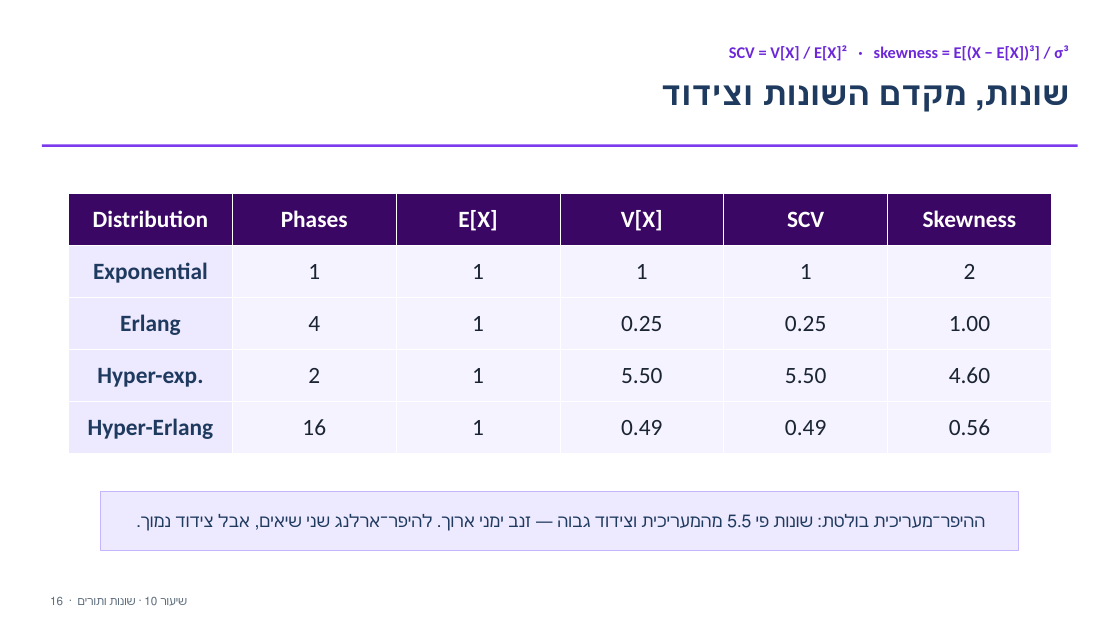
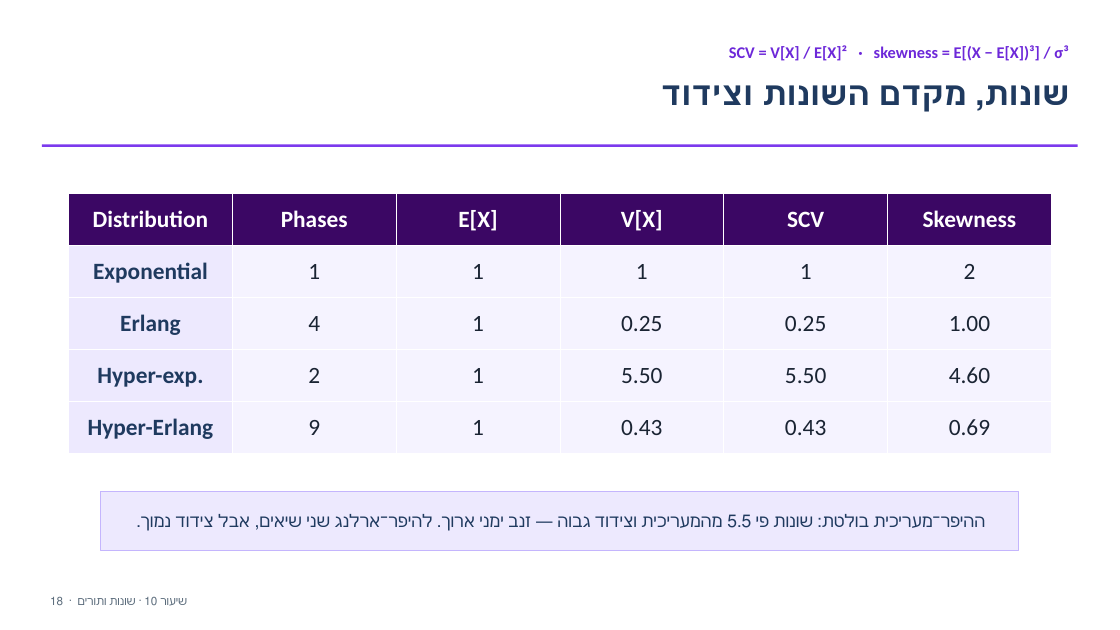
Before and after one commit to eliransher/sim_course, a slide deck: slide 19 of lectures/presentation/notebook_10_PH_SCV.pptx (slide 17 before the commit). Drawn at 1120x630 pixels with LibreOffice and Linux fonts; fonts in the diff are those of the drawing. Boxes give left, top, right and bottom in pixels: in the first picture for what was removed or moved away, otherwise in the second. Text is boxed around its words. In the diff, an @@ line names an element or a change of style, - is before the commit and + after.

```diff
--- a/lectures/presentation/notebook_10_PH_SCV.pptx
+++ b/lectures/presentation/notebook_10_PH_SCV.pptx
@@ table at (69,193,1052,454) @@
-row 5: Hyper-Erlang | 16 | 1 | 0.49 | 0.49 | 0.56
+row 5: Hyper-Erlang | 9 | 1 | 0.43 | 0.43 | 0.69
```
Also in this commit, not shown: 18 other slides changed, 2 slides added, 15 other files.
